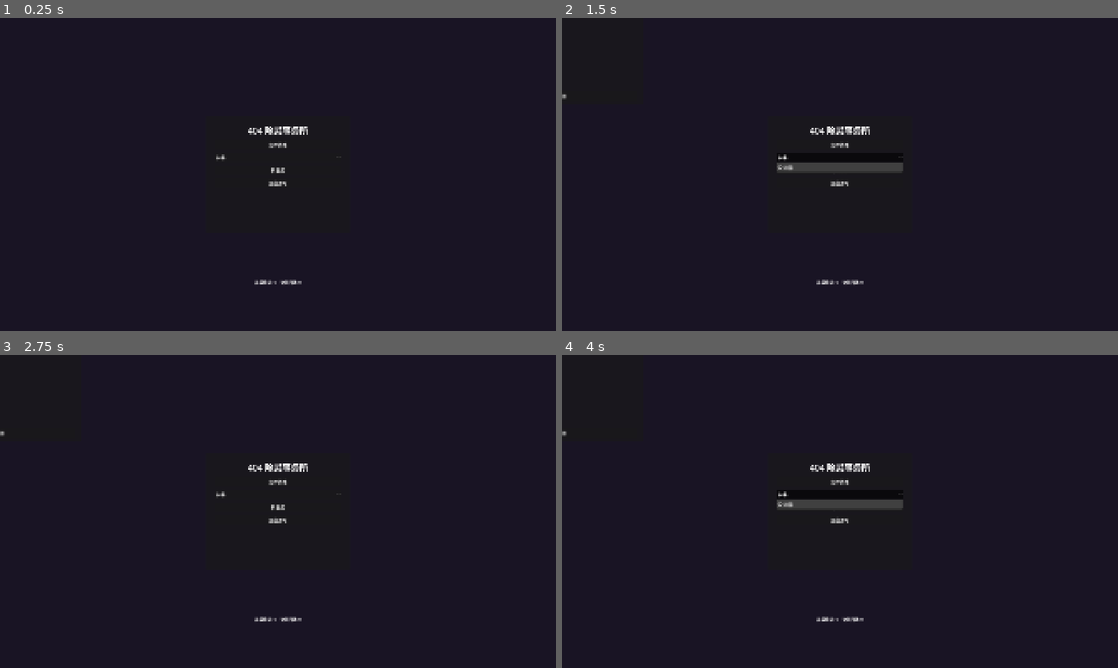
Above: before the commit, frames 1-4 (two rows, left to right).
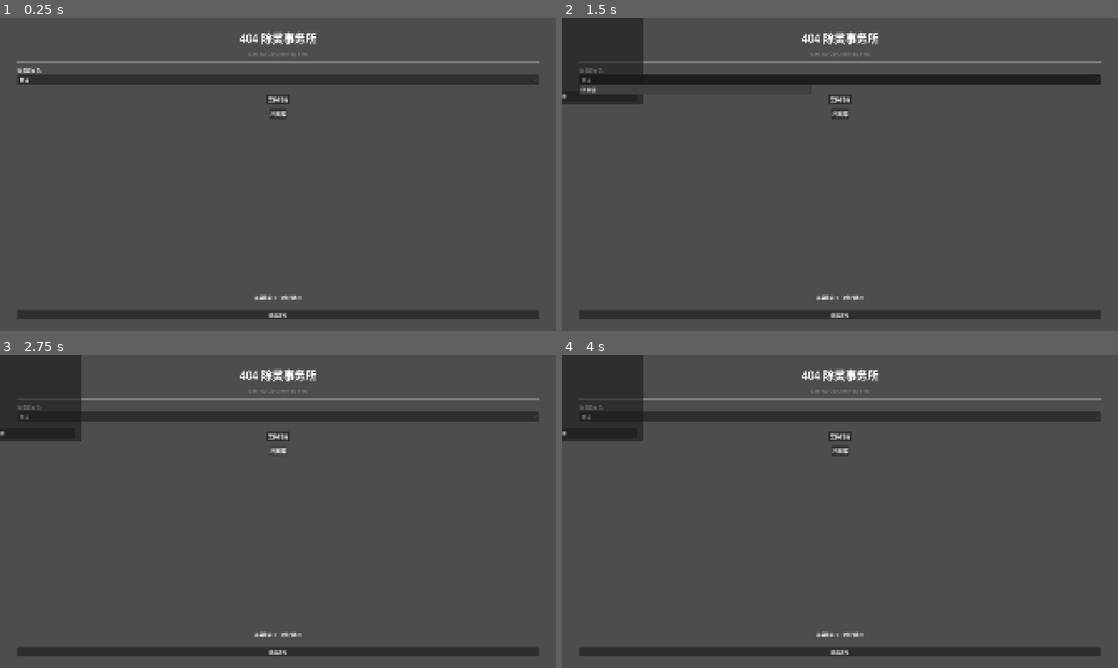
Above: after the commit, the same moments.

Repository: thefoolsparkle-oss/404_exorcism_agency
Game: Godot game, scene res://scenes/office/office_main.tscn
The game is run twice, just before and just after one commit, with the same random seed, the same clock (stepped at 60 frames per second) and the same inputs.
Inputs (mouse positions are in pixels of both pictures, inside the frame that each line leads up to):
- Up to frame 1 (0.25 s): no input
- Up to frame 2 (1.5 s): click "案件终端" at 0.5 s; click "林锦" at 1.25 s
- Up to frame 3 (2.75 s): click "档案库" at 2 s
- Up to frame 4 (4 s): tap Enter at 2.75 s; move the mouse to (962, 495) at 2.77 s; hold D (move_right) 2.78-3.53 s; hold E (interact) 2.78-3.53 s; click (962, 495) at 2.92 s; tap Space at 3.5 s; move the mouse to (728, 527) at 3.52 s; hold S (move_down) from 3.53 s (still down); tap 1 at 3.6 s

The runs differ from the first frame. In frame 1, 100% of the frame differs, in the area x 0-100%, y 0-100%; in frame 2, 93%; in frame 3, 96%; in frame 4, 95%.

Commit message:
Fix: office UI layout — margin-based responsive layout, updated paths, briefing dim background

Diff:
--- a/game/scenes/office/office_main.tscn
+++ b/game/scenes/office/office_main.tscn
@@ -1,72 +1,92 @@
-[gd_scene load_steps=6 format=3]
+[gd_scene load_steps=5 format=3]
 
 [ext_resource type="Script" path="res://scripts/office/office_main.gd" id="1_office"]
 [ext_resource type="Script" path="res://scripts/ui/office_case_list.gd" id="2_case_list"]
 [ext_resource type="PackedScene" path="res://scenes/ui/case_briefing.tscn" id="3_briefing"]
-[ext_resource type="PackedScene" path="res://scenes/ui/case_select_card.tscn" id="4_card"]
 
 [node name="Office" type="Node2D"]
 script = ExtResource("1_office")
 
 [node name="ground" type="ColorRect" parent="."]
 color = Color(0.1, 0.08, 0.14, 1)
-size = Vector2(1920, 1080)
+anchors_preset = 15
+anchor_right = 1.0
+anchor_bottom = 1.0
 
 [node name="CanvasLayer" type="CanvasLayer" parent="."]
 
-[node name="TerminalPanel" type="Panel" parent="CanvasLayer"]
-anchors_preset = 8
-anchor_left = 0.5
-anchor_top = 0.5
-anchor_right = 0.5
-anchor_bottom = 0.5
-offset_left = -250.0
-offset_top = -200.0
-offset_right = 250.0
-offset_bottom = 200.0
-
-[node name="VBox" type="VBoxContainer" parent="CanvasLayer/TerminalPanel"]
+[node name="Margin" type="MarginContainer" parent="CanvasLayer"]
 anchors_preset = 15
 anchor_right = 1.0
 anchor_bottom = 1.0
-offset_left = 30.0
-offset_top = 25.0
-offset_right = -30.0
-offset_bottom = -25.0
-theme_override_constants/separation = 12
+theme_override_constants/margin_left = 60
+theme_override_constants/margin_top = 40
+theme_override_constants/margin_right = 60
+theme_override_constants/margin_bottom = 40
 
-[node name="Title" type="Label" parent="CanvasLayer/TerminalPanel/VBox"]
+[node name="MainVBox" type="VBoxContainer" parent="CanvasLayer/Margin"]
+layout_mode = 2
+theme_override_constants/separation = 15
+
+[node name="Title" type="Label" parent="CanvasLayer/Margin/MainVBox"]
 layout_mode = 2
 text = "404 除灵事务所"
 horizontal_alignment = 1
-theme_override_font_sizes/font_size = 30
+theme_override_font_sizes/font_size = 38
 
-[node name="terminal_button" type="Button" parent="CanvasLayer/TerminalPanel/VBox"]
+[node name="Subtitle" type="Label" parent="CanvasLayer/Margin/MainVBox"]
+layout_mode = 2
+text = "New Hu City Anomaly Files"
+horizontal_alignment = 1
+theme_override_font_sizes/font_size = 16
+theme_override_colors/font_color = Color(0.5, 0.5, 0.6, 1)
+
+[node name="Separator1" type="HSeparator" parent="CanvasLayer/Margin/MainVBox"]
+layout_mode = 2
+
+[node name="CharacterSection" type="VBoxContainer" parent="CanvasLayer/Margin/MainVBox"]
+layout_mode = 2
+theme_override_constants/separation = 4
+
+[node name="CharLabel" type="Label" parent="CanvasLayer/Margin/MainVBox/CharacterSection"]
+layout_mode = 2
+text = "选择调查员:"
+theme_override_font_sizes/font_size = 16
+
+[node name="char_select" type="OptionButton" parent="CanvasLayer/Margin/MainVBox/CharacterSection"]
+layout_mode = 2
+
+[node name="Separator2" type="HSeparator" parent="CanvasLayer/Margin/MainVBox"]
+layout_mode = 2
+
+[node name="terminal_button" type="Button" parent="CanvasLayer/Margin/MainVBox"]
 layout_mode = 2
 text = "案件终端"
+size_flags_horizontal = 4
+theme_override_font_sizes/font_size = 18
 
-[node name="char_select" type="OptionButton" parent="CanvasLayer/TerminalPanel/VBox"]
-layout_mode = 2
-
-[node name="archive_button" type="Button" parent="CanvasLayer/TerminalPanel/VBox"]
+[node name="archive_button" type="Button" parent="CanvasLayer/Margin/MainVBox"]
 layout_mode = 2
 text = "档案库"
+size_flags_horizontal = 4
+theme_override_font_sizes/font_size = 18
 
-[node name="QuitButton" type="Button" parent="CanvasLayer/TerminalPanel/VBox"]
+[node name="Spacer" type="Control" parent="CanvasLayer/Margin/MainVBox"]
 layout_mode = 2
-text = "退出游戏"
+size_flags_vertical = 3
 
-[node name="ResourcesLabel" type="Label" parent="CanvasLayer"]
-anchors_preset = 1
-anchor_left = 0.5
-anchor_right = 0.5
-offset_left = -200.0
-offset_top = 900.0
-offset_right = 200.0
-offset_bottom = 930.0
+[node name="ResourcesLabel" type="Label" parent="CanvasLayer/Margin/MainVBox"]
+layout_mode = 2
 text = "异常精华: 0 | 破损回路: 0"
 horizontal_alignment = 1
 theme_override_font_sizes/font_size = 14
+
+[node name="Separator3" type="HSeparator" parent="CanvasLayer/Margin/MainVBox"]
+layout_mode = 2
+
+[node name="QuitButton" type="Button" parent="CanvasLayer/Margin/MainVBox"]
+layout_mode = 2
+text = "退出游戏"
 
 [node name="CaseListUI" type="Node2D" parent="CanvasLayer"]
 script = ExtResource("2_case_list")
@@ -78,7 +98,7 @@
 anchor_right = 0.5
 anchor_bottom = 0.5
 offset_left = -280.0
-offset_top = -250.0
+offset_top = -260.0
 offset_right = 280.0
 offset_bottom = 300.0
 
@@ -108,5 +128,5 @@
 
 [node name="CaseBriefing" parent="CanvasLayer" instance=ExtResource("3_briefing")]
 
-[connection signal="pressed" from="CanvasLayer/TerminalPanel/VBox/QuitButton" to="." method="_on_quit_pressed"]
+[connection signal="pressed" from="CanvasLayer/Margin/MainVBox/QuitButton" to="." method="_on_quit_pressed"]
 [connection signal="pressed" from="CanvasLayer/CaseListUI/Panel/VBoxContainer/CloseBtn" to="CanvasLayer/CaseListUI" method="_on_close"]
--- a/game/scenes/ui/case_briefing.tscn
+++ b/game/scenes/ui/case_briefing.tscn
@@ -5,15 +5,21 @@
 [node name="CaseBriefing" type="CanvasLayer"]
 script = ExtResource("1_briefing")
 
+[node name="DimBackground" type="ColorRect" parent="."]
+color = Color(0, 0, 0, 0.6)
+anchors_preset = 15
+anchor_right = 1.0
+anchor_bottom = 1.0
+
 [node name="panel" type="Panel" parent="."]
 anchors_preset = 8
 anchor_left = 0.5
 anchor_top = 0.5
 anchor_right = 0.5
 anchor_bottom = 0.5
-offset_left = -350.0
+offset_left = -370.0
 offset_top = -280.0
-offset_right = 350.0
+offset_right = 370.0
 offset_bottom = 280.0
 
 [node name="vbox" type="VBoxContainer" parent="panel"]
@@ -30,7 +36,7 @@
 layout_mode = 2
 text = "案件标题"
 horizontal_alignment = 1
-theme_override_font_sizes/font_size = 28
+theme_override_font_sizes/font_size = 26
 
 [node name="threat_label" type="Label" parent="panel/vbox"]
 layout_mode = 2
@@ -46,7 +52,7 @@
 
 [node name="objectives_label" type="Label" parent="panel/vbox"]
 layout_mode = 2
-text = "任务目标:\n  - [目标]"
+text = "任务目标:"
 theme_override_font_sizes/font_size = 14
 
 [node name="spacer" type="Control" parent="panel/vbox"]
--- a/game/scripts/office/office_main.gd
+++ b/game/scripts/office/office_main.gd
@@ -2,10 +2,10 @@
 
 var characters_data: Dictionary = {}
 
-@onready var terminal_button: Button = $CanvasLayer/TerminalPanel/VBox/terminal_button
-@onready var archive_button: Button = $CanvasLayer/TerminalPanel/VBox/archive_button
-@onready var char_select: OptionButton = $CanvasLayer/TerminalPanel/VBox/char_select
-@onready var resources_label: Label = $CanvasLayer/ResourcesLabel
+@onready var terminal_button: Button = $CanvasLayer/Margin/MainVBox/terminal_button
+@onready var archive_button: Button = $CanvasLayer/Margin/MainVBox/archive_button
+@onready var char_select: OptionButton = $CanvasLayer/Margin/MainVBox/CharacterSection/char_select
+@onready var resources_label: Label = $CanvasLayer/Margin/MainVBox/ResourcesLabel
 @onready var briefing: CanvasLayer = $CanvasLayer/CaseBriefing
 @onready var case_list_ui: Node2D = $CanvasLayer/CaseListUI
 
